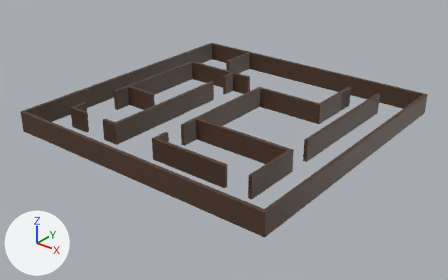
A saved change to the FBX model Assets/Model/Enemy/Environment/Lvl 2.fbx.
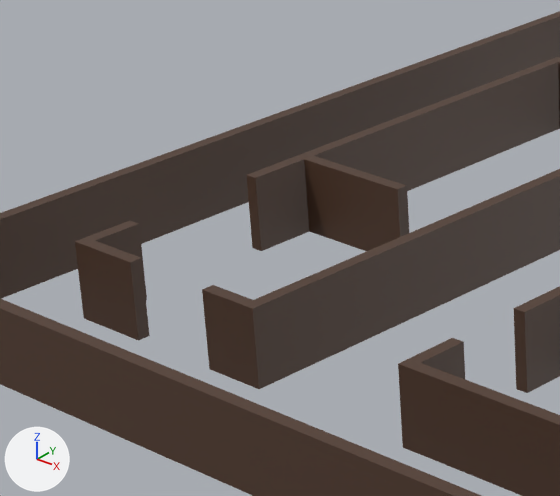
Each version is shown whole from a 50 mm lens placed at (101.5, -130.9, 73.9), pointed at (0.7, -4.8, -4.2), then close up on the part from 11% to 43% of the width and 17% to 61% of the height. Lighting does not change. The marker at lower left points along +X, +Y and +Z. The last two pictures show the newer version. Where no turn or scale is listed for an object, it has been applied to the vertices. Vertices at exactly the same position are counted once.

The older version as bpy lines, for what is in view:
```python
me_mesh_014 = bpy.data.meshes.new('Mesh.014')
me_mesh_014.from_pydata(...)  # 22 vertices, 15 faces; spans x -11.6..5.9, y -0.5..0.5, z -3.0..3.0
me_mesh_014.materials.append(mat_material_001)  # its picture is missing
me_mesh_016 = bpy.data.meshes.new('Mesh.016')
me_mesh_016.from_pydata(...)  # 14 vertices, 9 faces; spans x -2.0..4.0, y -1.86..3.14, z -3.0..3.0
me_mesh_016.materials.append(mat_material_001)  # its picture is missing
# before: 8 (-1.0, 3.14, -3.0) at pixel (147, 299), 9 (-1.0, 3.14, 3.0) at pixel (139, 223), 12 (-2.0, 3.14, -3.0), 13 (-2.0, 3.14, 3.0) at pixel (130, 220)
me_mesh_032 = bpy.data.meshes.new('Mesh.032')
me_mesh_032.from_pydata(...)  # 28 vertices, 20 faces; spans x -0.5..0.5, y -3.0..3.0, z -10.6..12.9
me_mesh_032.materials.append(mat_material_001)  # its picture is missing
ob_corner_1_026 = bpy.data.objects.new('Corner 1.026', me_mesh_016)
ob_corner_1_026.location = (-31.0, -30.04, 3.0)
ob_wall_1_031 = bpy.data.objects.new('Wall 1.031', me_mesh_032)
ob_wall_1_031.location = (-32.7, 3.41, 3.0)
ob_wall_1_031.rotation_euler = (1.571, 0.0, 0.0)  # degrees (90, 0, 0)
ob_wall_1_038 = bpy.data.objects.new('Wall 1.038', me_mesh_014)
ob_wall_1_038.location = (16.6, -31.41, 3.0)
# also in view: 'Wall 1.052' at (-15.1, 3.3, 3.0); 'Wall 1.036' at (-25.2, -10.0, 3.0); 'Corner 1.027' at (-17.1, -28.9, 3.0); 'Corner 1.022' at (2.0, -29.4, 3.0); 'Corner 1.024' at (1.5, -18.0, 3.0)
```
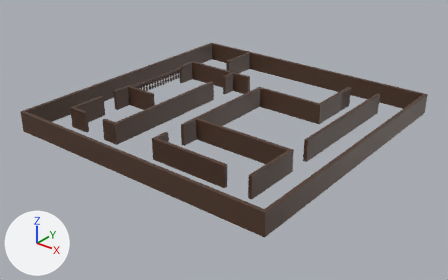
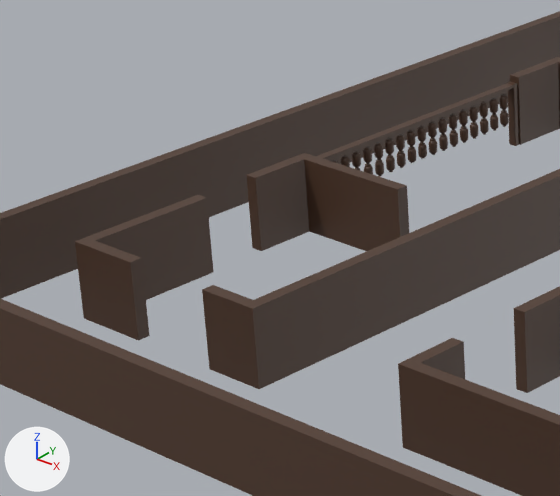
Commit message: lvl 2 done

Changed parts and their boxes (x1, y1, x2, y2) in the close-ups (560 x 496 px; the box of a moved part takes in the faces that stretch with it):
```json
{"object": "Corner 1.026", "change": "reshaped", "before": [75, 221, 150, 341], "after": [75, 195, 214, 341], "on screen": "84% wider, 21% taller"}
{"object": "Wall 1.031", "change": "reshaped, moved, rescaled", "before": [305, 75, 521, 191], "after": [316, 81, 519, 160]}
{"object": "Sphere.006", "change": "added", "after": [330, 92, 508, 177], "on screen": "brown"}
{"part": 1, "of": "me_mesh_016", "change": "moved or reshaped", "before": [87, 221, 147, 300], "after": [87, 195, 214, 300]}
{"part": 2, "of": "me_mesh_032", "change": "deleted", "before": [305, 75, 521, 191]}
{"part": 3, "of": "me_mesh_032", "change": "added", "after": [316, 81, 519, 160]}
```

The change, as JSON lines over the scene's bpy script:
```json
{"block": "me_mesh_016", "where": "# used by ob_corner_1_026; location = (-31.0, -30.04, 3.0)"}
{"op": "remove", "block": "me_mesh_016", "code": "me_mesh_016.from_pydata(...)  # 14 vertices, 9 faces; spans x -2.0..4.0, y -1.86..3.14, z -3.0..3.0"}
{"op": "add", "block": "me_mesh_016", "code": "me_mesh_016.from_pydata(...)  # 14 vertices, 9 faces; spans x -2.0..4.0, y -1.86..9.56, z -3.0..3.0"}
{"block": "me_mesh_016", "change": "me_mesh_016 part 1"}
{"op": "add", "block": "me_mesh_016", "code": "for i in [8, 9, 12, 13]: me_mesh_016.vertices[i].co += Vector((0.0, 6.41, 0.0))"}
{"block": "me_mesh_032", "where": "# used by ob_wall_1_031; location = (-32.7, 3.41, 3.0); rotation_euler = (1.571, 0.0, 0.0), in degrees (90, 0, 0)"}
{"op": "remove", "block": "me_mesh_032", "code": "me_mesh_032.from_pydata(...)  # 28 vertices, 20 faces; spans x -0.5..0.5, y -3.0..3.0, z -10.6..12.9"}
{"op": "add", "block": "me_mesh_032", "code": "me_mesh_032.from_pydata(...)  # 32 vertices, 30 faces; spans x -1.0..1.0, y -1.5..0.5, z -63.2..63.2"}
{"block": "me_mesh_032", "change": "me_mesh_032 part 2: the whole mesh is rebuilt"}
{"block": "me_mesh_032", "change": "me_mesh_032 part 3"}
{"block": "me_mesh_032", "change": "16 vertices are added at x -1.0, y -1.5..0.5, z -63.2..63.2"}
{"block": "me_mesh_032", "change": "16 new vertices lie (2.0, 0.0, 0.0) away from vertices in x -1.0, y -1.5..0.5, z -63.2..63.2"}
{"block": "me_mesh_032", "change": "30 new faces join them"}
{"op": "add", "block": "me_sphere_014", "code": ["me_sphere_014 = bpy.data.meshes.new('Sphere.014')", "me_sphere_014.from_pydata(...)  # 6911 vertices, 9822 faces; spans x -0.3..0.3, y -10.8..10.8, z -1.5..1.7", "me_sphere_014.materials.append(mat_material_001)  # its picture is missing"]}
{"op": "set", "path": "ob_wall_1_031.location", "old": "(-32.7, 3.41, 3.0)", "new": "(-32.67, 2.24, 4.03)"}
{"op": "set", "path": "ob_wall_1_031.scale", "old": "(1.0, 1.0, 1.0)", "new": "(0.368, 2.76, 0.184)"}
{"op": "add", "block": "ob_sphere_006", "code": ["ob_sphere_006 = bpy.data.objects.new('Sphere.006', me_sphere_014)", "ob_sphere_006.location = (-32.66, 2.13, 3.47)"]}
```
